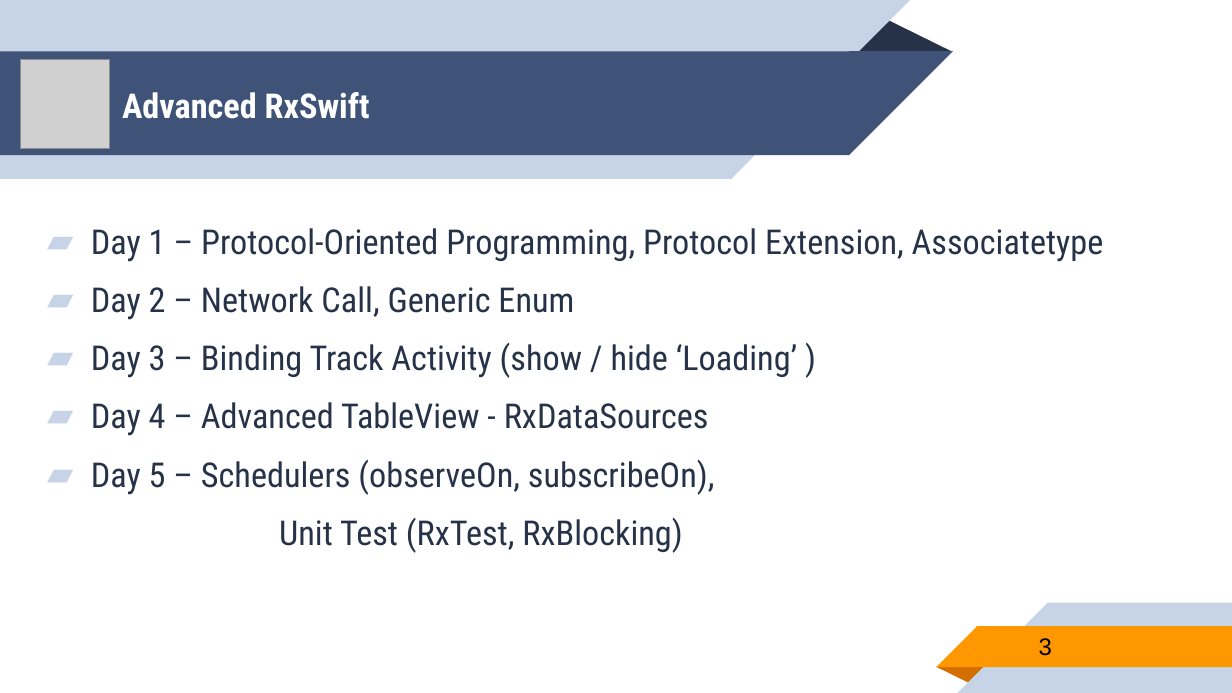
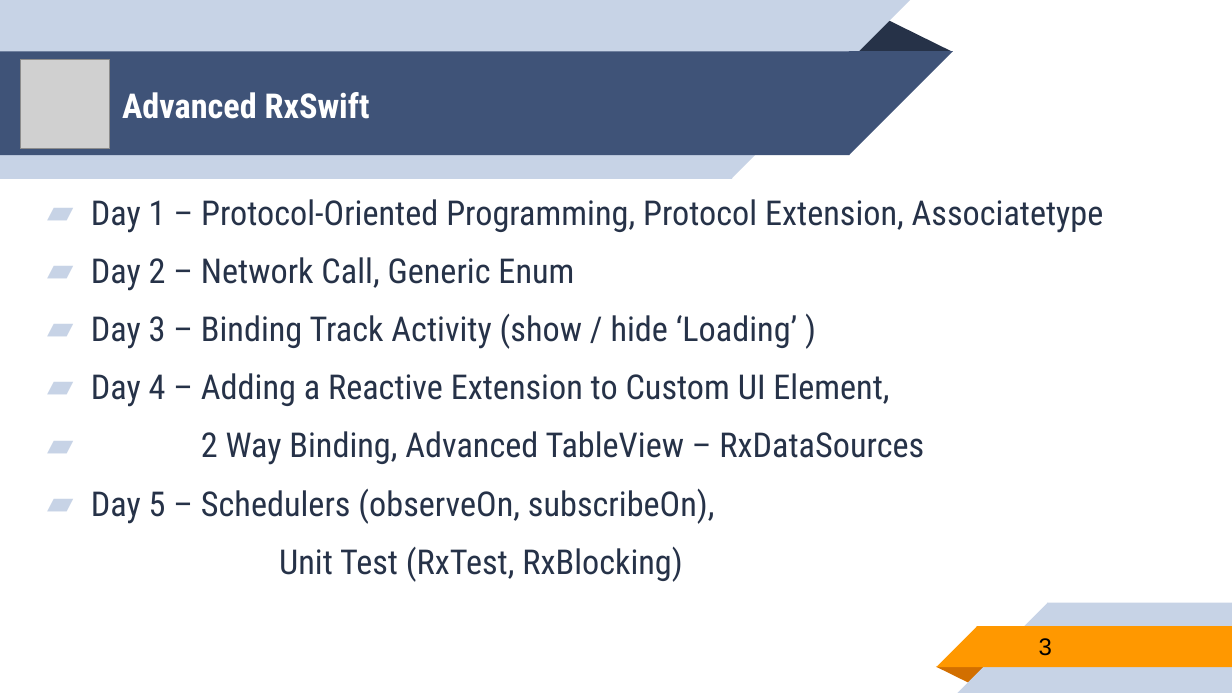
Before and after one commit to younghwankim/RxSwiftClass, a slide deck: slide 3 of RxSwiftBasics/day1/RxSwiftBasics1.pptx. Drawn at 1232x693 pixels with LibreOffice and Linux fonts; fonts in the diff are those of the drawing; grey boxes stand for pictures. Boxes give left, top, right and bottom in pixels: in the first picture for what was removed or moved away, otherwise in the second. Text is boxed around its words. In the diff, an @@ line names an element or a change of style, - is before the commit and + after.

Commit message:
Advanced RxSwift Day 4 Content changed

```diff
--- a/RxSwiftBasics/day1/RxSwiftBasics1.pptx
+++ b/RxSwiftBasics/day1/RxSwiftBasics1.pptx
@@ text at (91, 373, 924, 465): text changed @@
-▰ Day 4 – Advanced TableView - RxDataSources
+▰ Day 4 – Adding a Reactive Extension to Custom UI Element,
+▰ 2 Way Binding, Advanced TableView – RxDataSources
```
Also in this commit, not shown: 17 other files.
